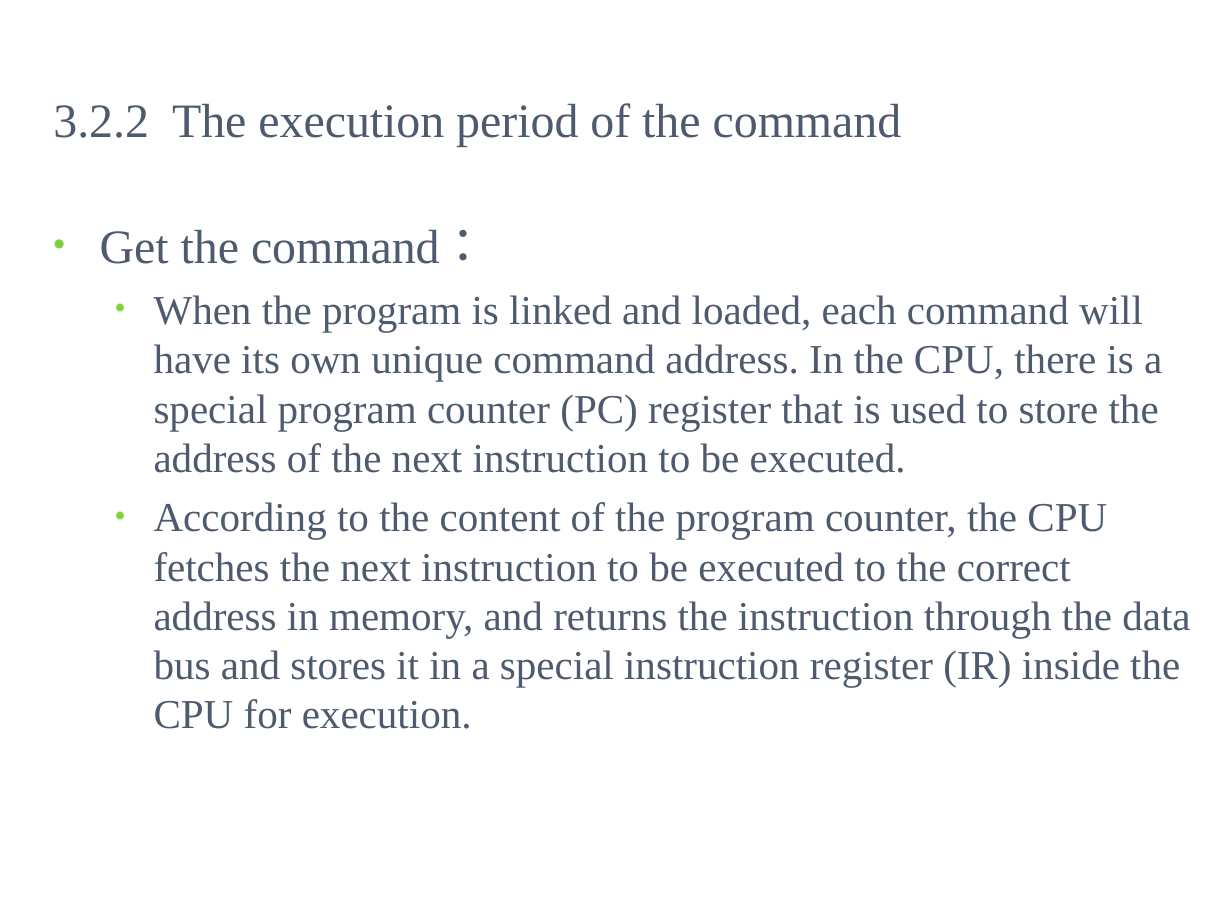
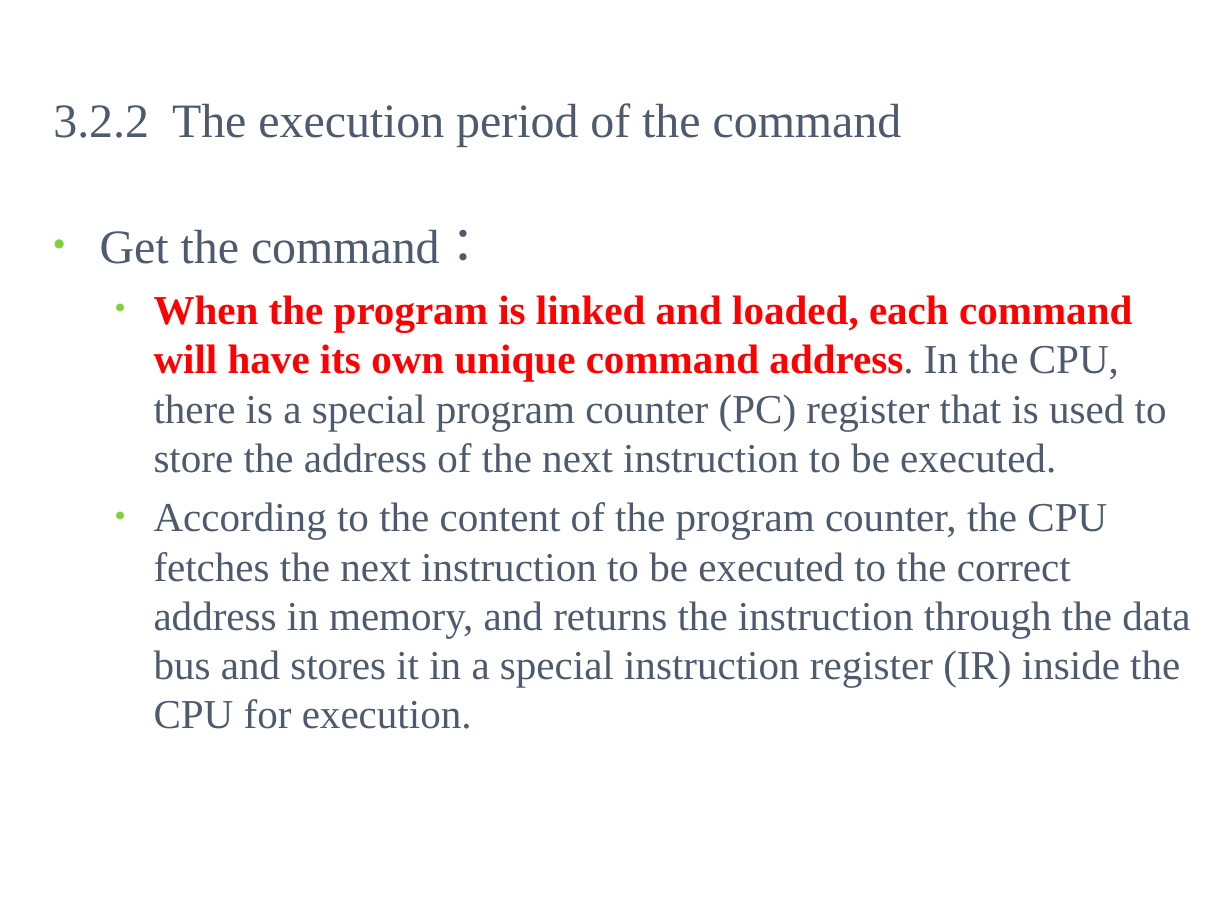
Before and after one commit to kevincdj3269-hash/CLASS-Comptuer-Architecture-, a slide deck: slide 24 of Course/ch03.ppt. Drawn at 1232x924 pixels with LibreOffice and Linux fonts; fonts in the diff are those of the drawing; background and template pictures are left out. Boxes give left, top, right and bottom in pixels: in the first picture for what was removed or moved away, otherwise in the second. Text is boxed around its words. In the diff, an @@ line names an element or a change of style, - is before the commit and + after.

```diff
--- a/Course/ch03.ppt
+++ b/Course/ch03.ppt
@@ text at (154, 295, 1167, 473): text colour #4E5B6F to #FF0000, bold on in "When the program is linked and loaded, ..." @@
```
Also in this commit, not shown: 41 other slides changed.
